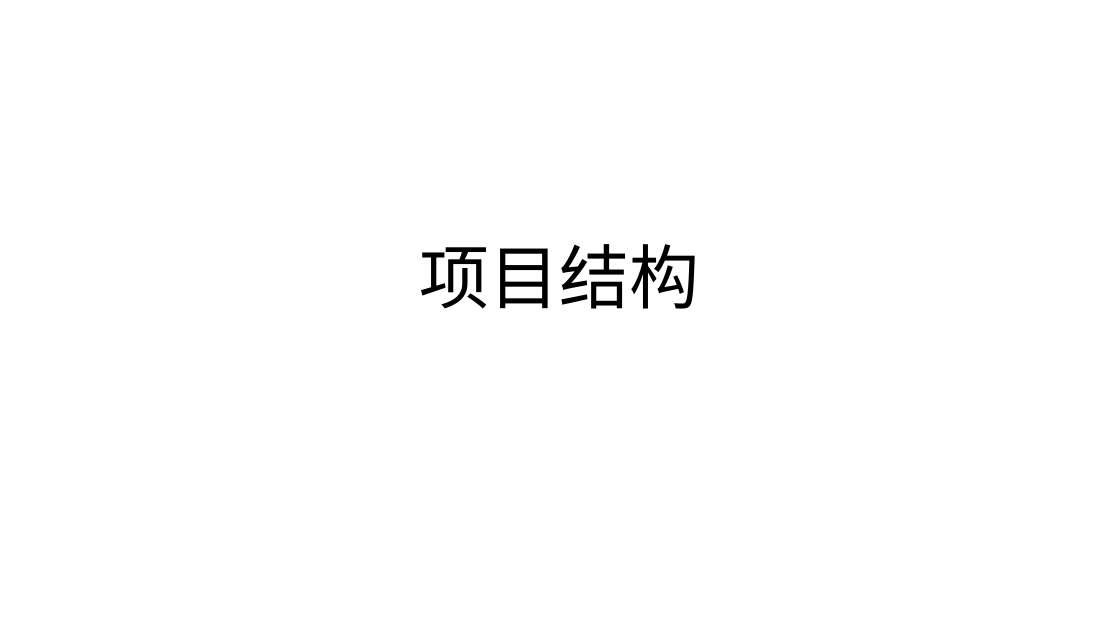
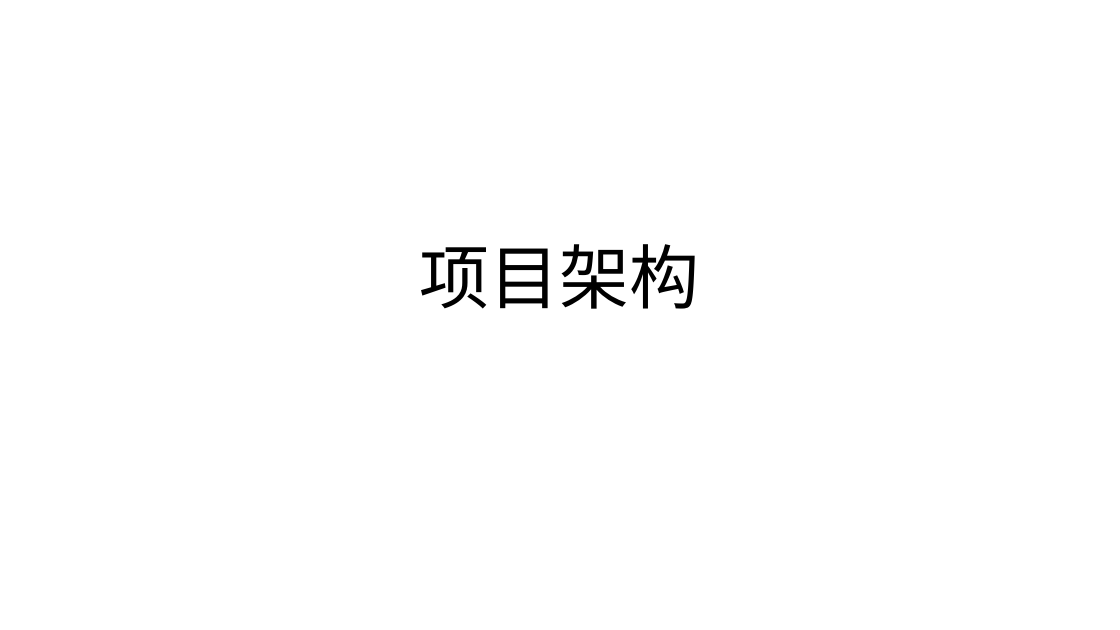
Before and after one commit to xiong35/netease-web, a slide deck: slide 9 of docs/项目介绍.pptx (slide 3 before the commit). Drawn at 1120x630 pixels with LibreOffice and Linux fonts; fonts in the diff are those of the drawing. Boxes give left, top, right and bottom in pixels: in the first picture for what was removed or moved away, otherwise in the second. Text is boxed around its words. In the diff, an @@ line names an element or a change of style, - is before the commit and + after.

```diff
--- a/docs/项目介绍.pptx
+++ b/docs/项目介绍.pptx
@@ title at (420, 244, 700, 309): text changed @@
-项目结构
+项目架构
```
Also in this commit, not shown: 2 other slides changed, 17 slides added, 1 slide removed, 3 other files.
